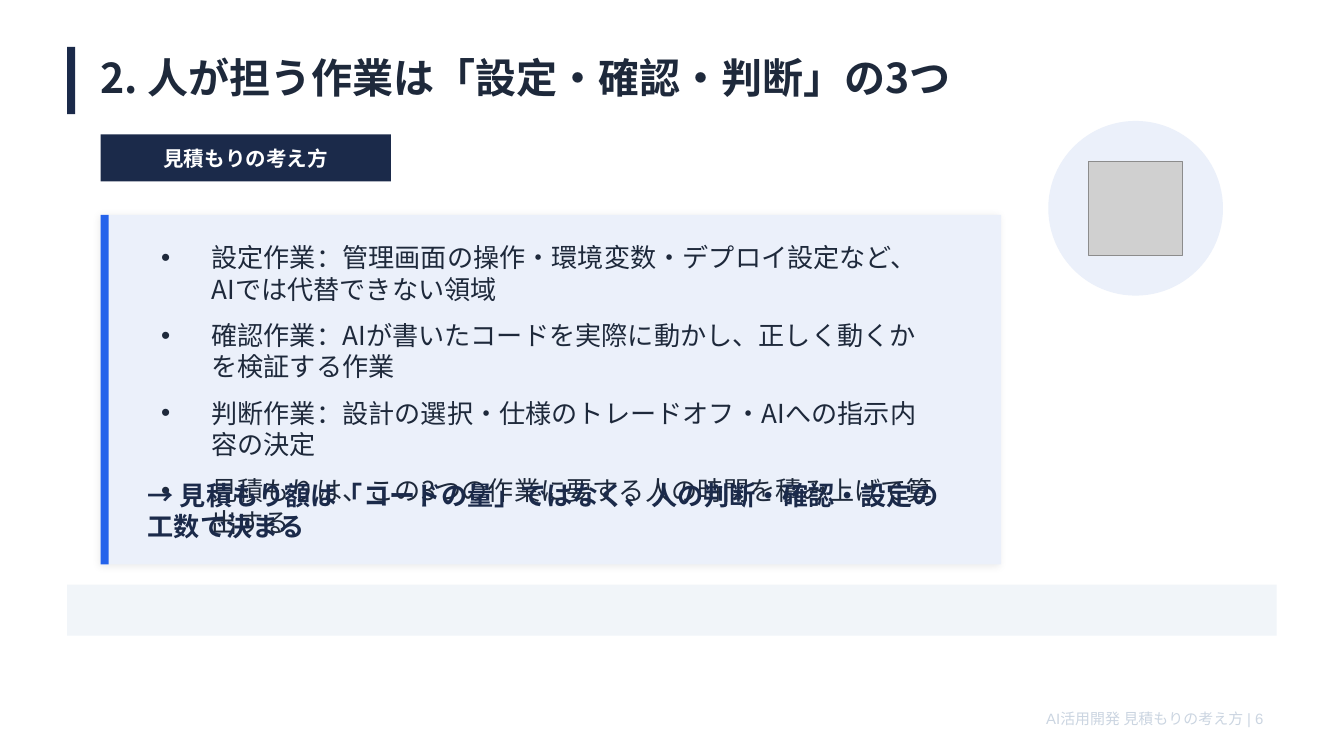
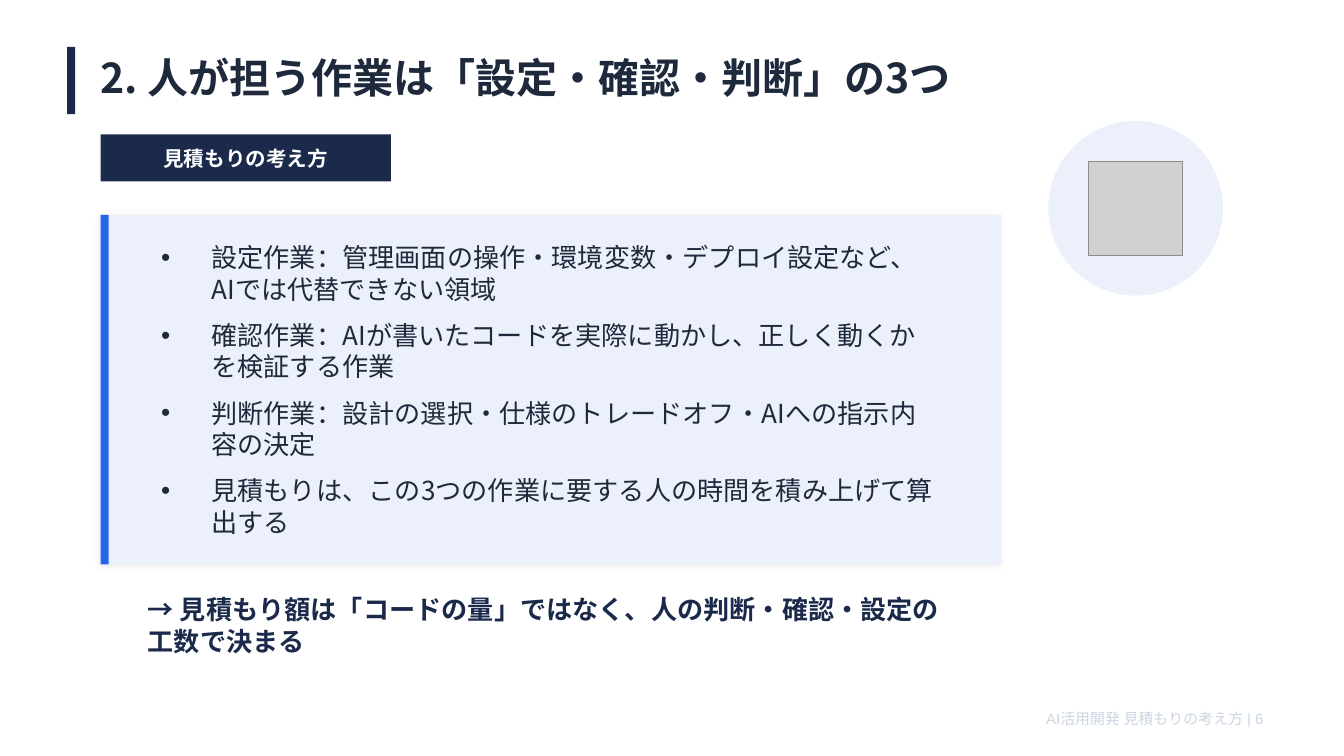
Before and after one commit to shogo-tanaka-work/knowledge-vault, a slide deck: slide 6 of outputs/見積もり解説スライド/AI活用開発の見積もりの考え方.pptx. Drawn at 1344x756 pixels with LibreOffice and Linux fonts; fonts in the diff are those of the drawing; grey boxes stand for pictures. Boxes give left, top, right and bottom in pixels: in the first picture for what was removed or moved away, otherwise in the second. Text is boxed around its words. In the diff, an @@ line names an element or a change of style, - is before the commit and + after.

```diff
--- a/outputs/見積もり解説スライド/AI活用開発の見積もりの考え方.pptx
+++ b/outputs/見積もり解説スライド/AI活用開発の見積もりの考え方.pptx
@@ rectangle removed at (67, 585, 1277, 636) @@
@@ text "→ 見積もり額は「コードの量」ではなく、人の判断・確認・設定の工数で決まる": place and size @@
-text "→ 見積もり額は「コードの量」ではなく、人の判断・確認・設定の工数で決まる" at (148, 478, 939, 539)
+text "→ 見積もり額は「コードの量」ではなく、人の判断・確認・設定の工数で決まる" at (148, 596, 939, 654)
```
Also in this commit, not shown: 8 other slides changed, 1 slide removed.
